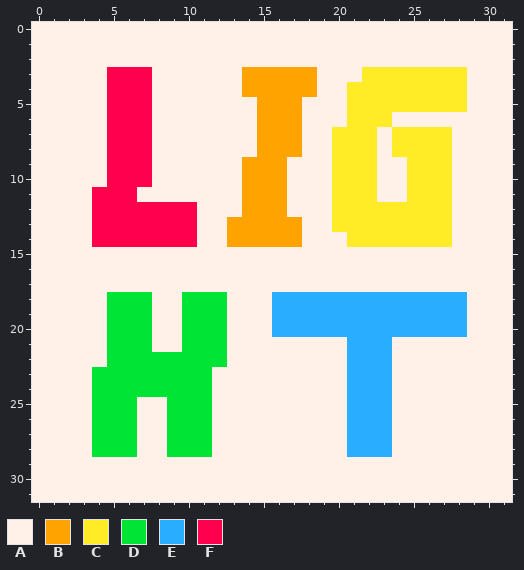
A pixel-art file gets an edit: assets/texture/icon.aseprite. Above, as it was before the edit.
32x32 pixels, 1 frame.
Palette (. is transparent): A #fff1e8  B #ffa300  C #ffec27  D #00e436  E #29adff  F #ff004d
After the commit:
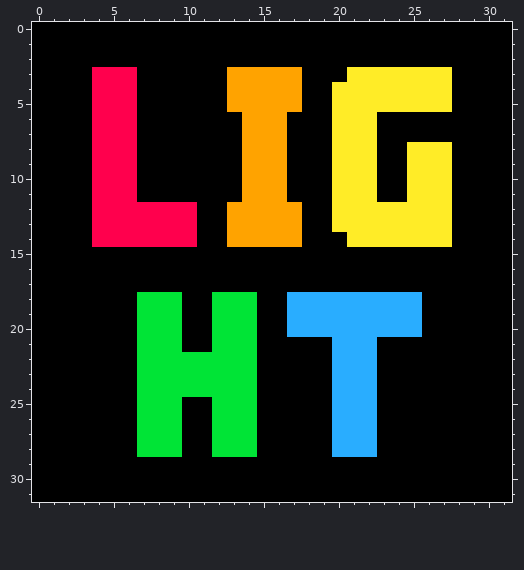
Change:
colour A: #fff1e8 -> #000000
Changed rows in their new state; - is a pixel that keeps its letter.
Layer "Layer 2":
first column x 4:
 3 F--A-----B----A--C------A
 4 F--A-----B----A-C-------A
 5 F--A-----BB-----C-------A
 6 F--A------B--A--C--A-----
 7 F--A------B--A------AAAA-
 8 F--A------B--A------A----
 9 F--A---------------------
10 F--A---------------------
12 ---------B---B-----------
first column x 4:
18 -AA-DDAA-DD-A---------AAA
19 -AA-DDAA-DD-A---------AAA
20 -AA-DDAA-DD-A---------AAA
21 -AA-DDAA-DD-----E--A-----
22 -AA------DD-----E--A-----
23 AAA-----DDD-----E--A-----
24 AAA-----DDD-----E--A-----
25 AAADD-AADDD-----E--A-----
26 AAADD-AADDD-----E--A-----
27 AAADD-AADDD-----E--A-----
28 AAADD-AADDD-----E--A-----
Pixel boxes of the changes (left, top, right, bottom) in both pictures:
changed: (32, 22, 512, 502)
